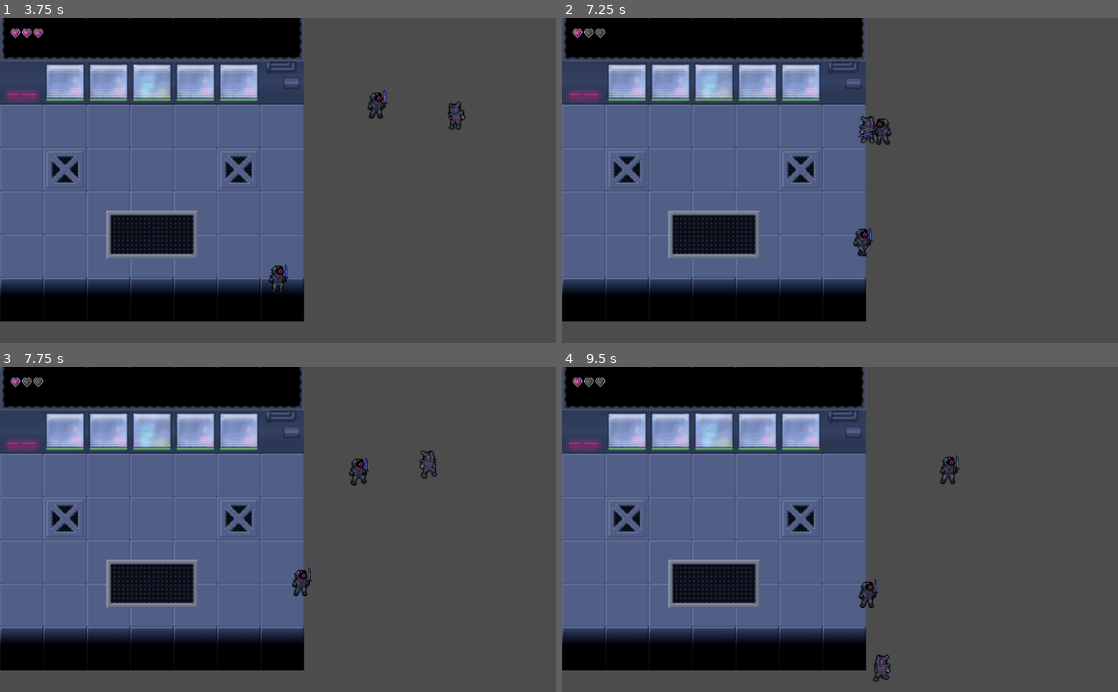
Above: before the commit, frames 1-4 (two rows, left to right).
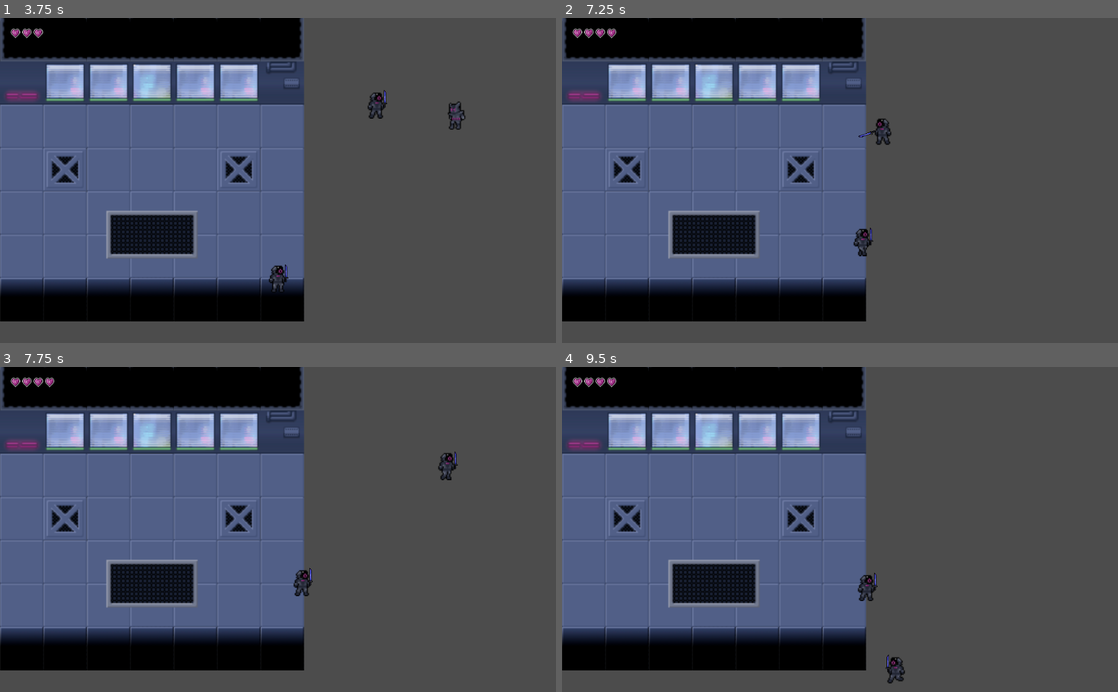
Above: after the commit, the same moments.

Repository: Shakespearian-Apes/Prototype-Build
Game: Godot game, scene res://Root.tscn
Two runs of this game, one before a commit and one after it. Both use one fixed random seed, a clock stepped at 60 frames per second and the inputs below. The engine's default icon, where the game draws it, is replaced by a stand-in: a white triangle on a blue panel in a dark square.
Inputs:
- Up to frame 1 (3.75 s): tap Enter at 0.5 s; hold Right (ui_right) 0.53-1.28 s; hold Down (ui_down) 1.28-2.03 s; hold Right (ui_right) 2.03-2.78 s; hold Up (ui_up) 2.78-3.53 s; hold Left (ui_left) from 3.53 s (still down)
- Up to frame 2 (7.25 s): release Left (ui_left) at 5.03 s; hold Down (ui_down) 5.03-5.78 s; hold Right (ui_right) 5.78-6.53 s; hold Up (ui_up) from 6.53 s (still down)
- Up to frame 3 (7.75 s): release Up (ui_up) at 7.28 s; hold Right (ui_right) from 7.28 s (still down)
- Up to frame 4 (9.5 s): release Right (ui_right) at 8.03 s; hold Down (ui_down) 8.03-8.78 s; hold Left (ui_left) from 8.78 s (still down)

Frame 1 is identical in both runs. In frame 2, 0.3% of the frame differs, in the area x 4-59%, y 3-74%; in frame 3, 0.7%; in frame 4, 0.8%, in the area x 4-72%, y 3-98%.
Error after the commit: Invalid get index 'playerdead' (on base: 'Dictionary'). (res://Enemies/StateMachine/EnemySM.gd:38)

Commit message:
updated the sword to fit the new root in a charakter

Diff:
--- a/Enemies/StateMachine/EnemySM.tscn
+++ b/Enemies/StateMachine/EnemySM.tscn
@@ -16,3 +16,5 @@
 
 [node name="PlayerDead" type="Node" parent="."]
 script = ExtResource( 4 )
+
+[node name="Dead" type="Node" parent="."]
--- a/Player/StateMachine/PlayerSM.tscn
+++ b/Player/StateMachine/PlayerSM.tscn
@@ -12,3 +12,5 @@
 
 [node name="Walk" type="Node" parent="."]
 script = ExtResource( 2 )
+
+[node name="Dead" type="Node" parent="."]
--- a/State_Maschine.gd
+++ b/State_Maschine.gd
@@ -13,7 +13,7 @@
 onready var states_map = {
 	'idle' : $Idle,
 	'walk': $Walk,
-	# 'jump': $Jump
+	'dead': $Dead
 }
 
 func _ready():
--- a/Weapon/Sword/Sword.gd
+++ b/Weapon/Sword/Sword.gd
@@ -10,7 +10,7 @@
 var current_state = "idle"
 
 onready var animation_player = $AnimationPlayer
-
+onready var parent = get_parent().get_parent()
 # Called when the node enters the scene tree for the first time.
 func _ready():
 	set_physics_process(false)
@@ -40,13 +40,13 @@
 			return
 		if is_owner(body):
 			return
-		body.take_damage(damage, get_parent())
+		body.take_damage(damage, parent)
 		hit = true
 	set_physics_process(false)
 
 # small check just to dont kill your self with it
 func is_owner(node):
-	return node == get_parent()
+	return node == parent
 
 func _on_AnimationPlayer_animation_finished(name):
 	if name == "attack":
